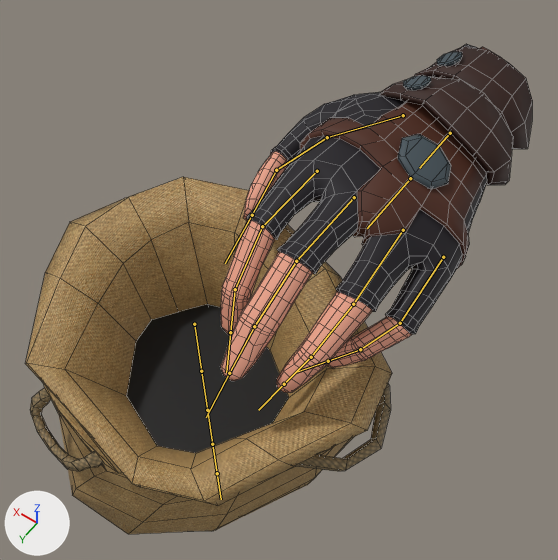
What one commit did to the FBX model CastleRaid/Assets/GraphicAssets/Models/HandLeft.fbx.
Rendered twice from a 50 mm lens placed at (-1.83, 5.16, 4.63), pointed at (0.83, 1.43, -1.23). Arrows for +X, +Y and +Z are at lower left; the lights stay in place. Both versions are drawn at frame 1 of the action 'Hand_Armature|Armature.001Action'; the numbers are the values there. The bones that bend it are drawn over the model as lines. Mesh edges are drawn as thin lines.

Names of what the first picture shows: 'Bag_Mod.001', 'Hand_Mod'.
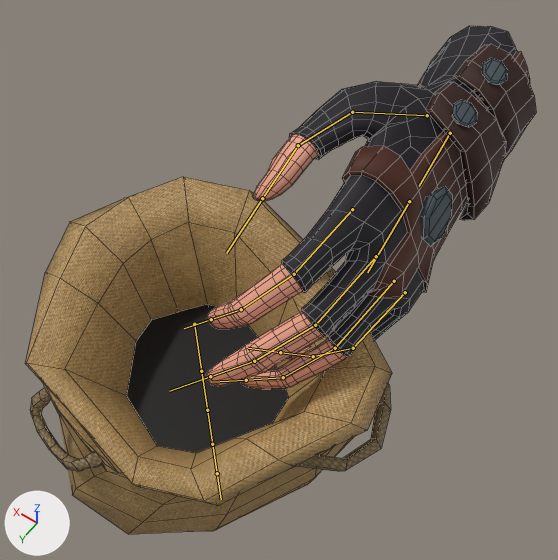
The change, as JSON lines over the scene's bpy script:
```json
{"block": "bone_hand1", "where": "bone_hand1 = bpy.data.objects['Hand_Armature'].pose.bones['Hand1']"}
{"op": "set", "path": "bone_hand1.rotation_quaternion", "old": "(0.985, 0.0, -0.171, -0.03)", "new": "(0.819, 0.099, -0.552, -0.125)", "note": "degrees (1, -20, -4) -> degrees (39, -61, -41)"}
```

Changed parts and their boxes (x1, y1, x2, y2) in the pictures (558 x 560 px):
```json
{"object": "Hand_Mod", "change": "posed", "before": [220, 44, 532, 393], "after": [206, 26, 536, 389]}
{"bone": "Hand1", "before": "(450, 133) to (419, 168)", "after": "(450, 133) to (419, 186)"}
```
